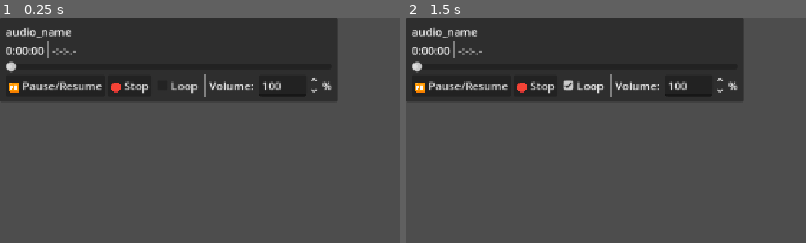
Above: before the commit, frames 1-2 (left to right).
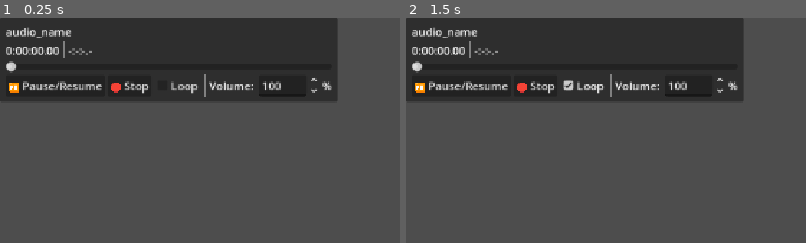
Above: after the commit, the same moments.

Repository: greg0rygreg/SoundsEz
Game: Godot game, scene res://audio_file_playback/audio_file_playback.tscn
Two runs of this game, one before a commit and one after it. Both use one fixed random seed, a clock stepped at 60 frames per second and the inputs below. This scene is started directly instead of the project's main scene.
Inputs:
- Up to frame 1 (0.25 s): no input
- Up to frame 2 (1.5 s): click "🛑 Stop" at 0.5 s; click "Loop" at 1.25 s
The pictures show only the part of the screen within x 0-50%, y 0-50%; the shares and areas given below are measured in that part.

The runs differ from the first frame. In frame 1, 0.2% of the frame differs, in the area x 11-23%, y 10-18%; in frame 2, 0.2%.
Error in both runs: Cannot call method 'get_length' on a null value. (res://audio_file_playback/script.gd:15)

Commit message:
add decimal places

Diff:
--- a/audio_file_playback/script.gd
+++ b/audio_file_playback/script.gd
@@ -13,13 +13,16 @@
 # Called when the node enters the scene tree for the first time.
 func _ready() -> void:
   var time := Time.get_time_dict_from_unix_time(playback.stream.get_length())
+  time["msec"] = wrapf(playback.stream.get_length(), 0, 1) * 100
   current_time_slider.max_value = playback.stream.get_length()
-  $margineer/vercont/playtime/max.text = "%d:%s%d:%s%d" % [
+  $margineer/vercont/playtime/max.text = "%d:%s%d:%s%d.%s%d" % [
     time["hour"],
     "0" if time["minute"] < 10 else "",
     time["minute"],
     "0" if time["second"] < 10 else "",
-    time["second"]
+    time["second"],
+    "0" if time["msec"] < 10 else "",
+    time["msec"]
   ]
 
   current_time_slider.connect("drag_started", func(): dragging = true)
@@ -46,12 +49,15 @@
 
 func _process(_delta: float) -> void:
   current_time = Time.get_time_dict_from_unix_time(playback.get_playback_position())
-  current_time_label.text = "%d:%s%d:%s%d" % [
+  current_time["msec"] = wrapf(playback.get_playback_position(), 0, 1) * 100
+  current_time_label.text = "%d:%s%d:%s%d.%s%d" % [
     current_time["hour"],
     "0" if current_time["minute"] < 10 else "",
     current_time["minute"],
     "0" if current_time["second"] < 10 else "",
-    current_time["second"]
+    current_time["second"],
+    "0" if current_time["msec"] < 10 else "",
+    current_time["msec"]
   ]
   if !dragging:
     current_time_slider.value = playback.get_playback_position()
